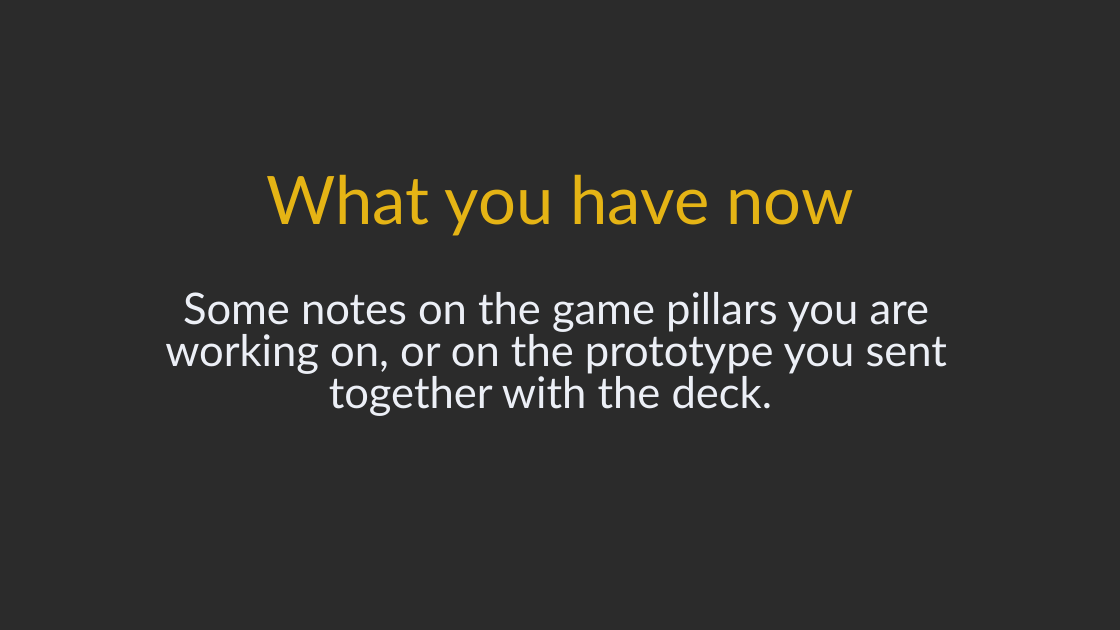
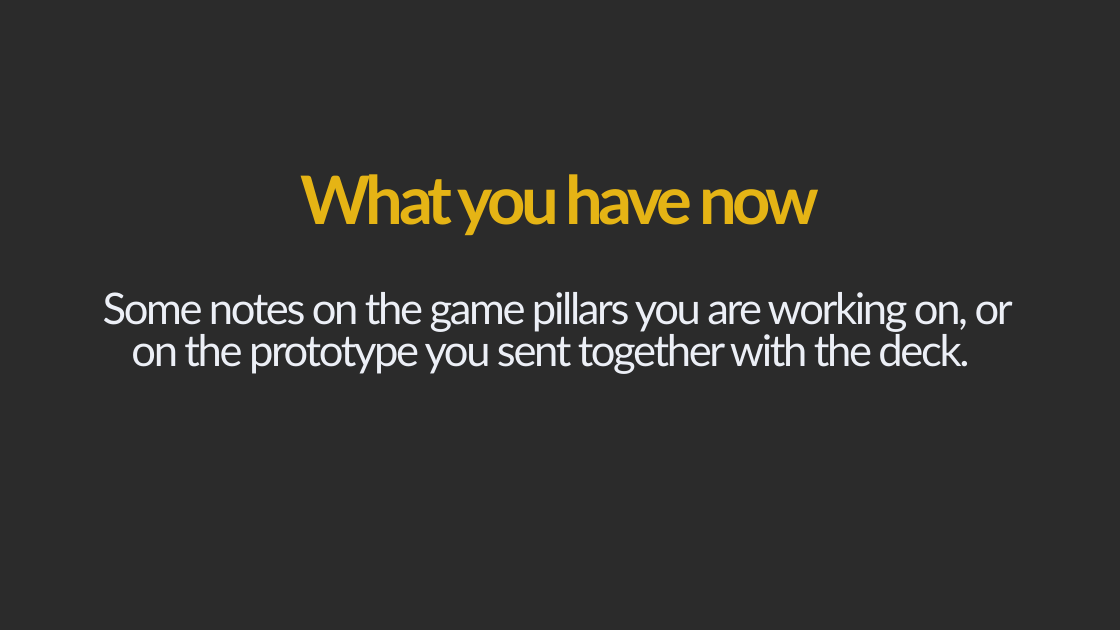
Before and after one commit to TheMaich/spritzconsulting, a slide deck: slide 10 of assets/pitch-deck-template/spritz-publisher-pitch-deck-template.pptx. Drawn at 1120x630 pixels with LibreOffice and Linux fonts; fonts in the diff are those of the drawing; background and template pictures are left out; a plain dark background stands for a picture behind light text. Boxes give left, top, right and bottom in pixels: in the first picture for what was removed or moved away, otherwise in the second. Text is boxed around its words. In the diff, an @@ line names an element or a change of style, - is before the commit and + after.

```diff
--- a/assets/pitch-deck-template/spritz-publisher-pitch-deck-template.pptx
+++ b/assets/pitch-deck-template/spritz-publisher-pitch-deck-template.pptx
@@ title "What you have now" at box(301, 174, 819, 235): letter spacing 0 to -3 pt, bold on @@
@@ subtitle "Some notes on the game ..." at box(103, 292, 1013, 374): letter spacing 0 to -1.5 pt @@
```
Also in this commit, not shown: 13 other slides changed.
